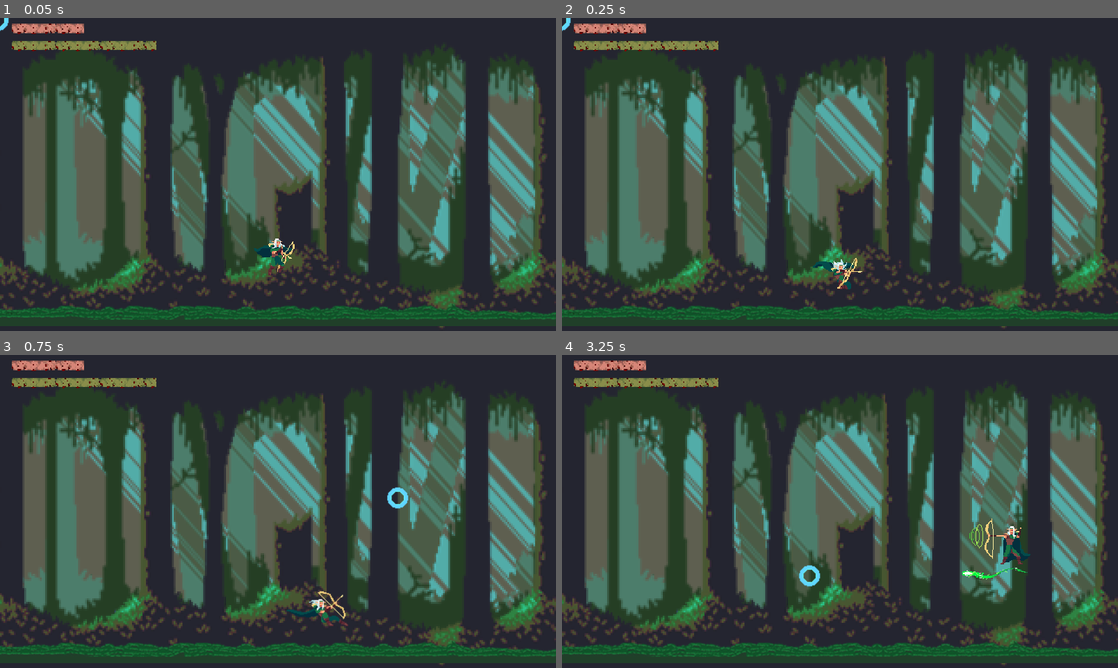
Above: before the commit, frames 1-4 (two rows, left to right).
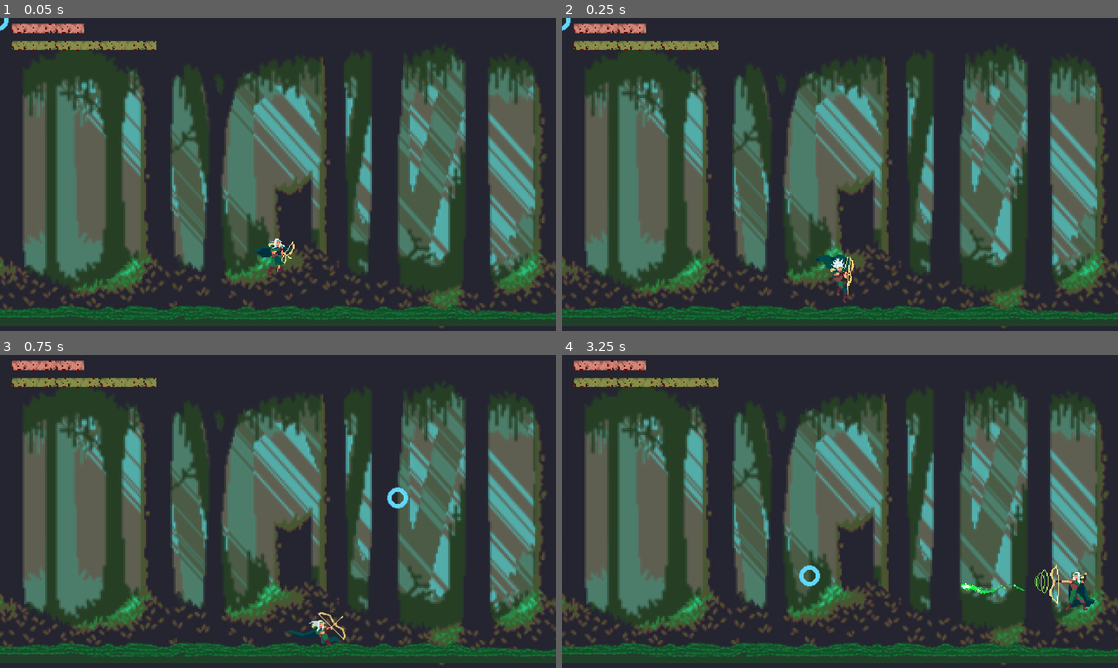
Above: after the commit, the same moments.

Repository: dcrespo3d/GGJ2023
Game: Godot game, scene res://EscenaMain.tscn
Same seed, same stepped clock (60 frames per second), same inputs: the game is played once before the commit and once after it.
Inputs (mouse positions are in pixels of both pictures, inside the frame that each line leads up to):
- Up to frame 1 (0.05 s): no input
- Up to frame 2 (0.25 s): no input
- Up to frame 3 (0.75 s): move the mouse to (400, 495) at 0.52 s; hold Right (ui_right) from 0.53 s (still down); tap Space (dash_key) at 0.6 s
- Up to frame 4 (3.25 s): move the mouse to (728, 527) at 1.27 s; release Right (ui_right) at 1.28 s; hold Left (ui_left) 1.28-2.03 s; click (728, 527) at 1.35 s; move the mouse to (895, 442) at 2.02 s; hold Right (ui_right) 2.03-2.78 s; tap Space (dash_key) at 2.1 s; move the mouse to (812, 574) at 2.77 s; hold Up (ui_up) from 2.78 s (still down); click (812, 574) at 2.85 s

Frame 1 is identical in both runs. In frame 2, 0.5% of the frame differs, in the area x 45-54%, y 75-92%; in frame 3, 0.7%; in frame 4, 1.2%, in the area x 71-96%, y 52-82%.

Commit message:
a

Diff:
--- a/Enemy_01.tscn
+++ b/Enemy_01.tscn
@@ -156,7 +156,7 @@
 rotation = 1.5708
 frames = SubResource( 25 )
 animation = "Idle"
-frame = 5
+frame = 2
 speed_scale = 2.0
 playing = true
 
--- a/EscenaMain.tscn
+++ b/EscenaMain.tscn
@@ -20,9 +20,6 @@
 
 [sub_resource type="RectangleShape2D" id=1]
 extents = Vector2( 280.5, 583.5 )
-
-[sub_resource type="RectangleShape2D" id=2]
-extents = Vector2( 962, 108 )
 
 [node name="EscenaMain" type="Node2D"]
 script = ExtResource( 2 )
@@ -121,8 +118,4 @@
 position = Vector2( 2183, 495 )
 shape = SubResource( 1 )
 
-[node name="CollisionShape2D3" type="CollisionShape2D" parent="StaticBody2D"]
-position = Vector2( 995, 1054 )
-shape = SubResource( 2 )
-
 [node name="Gui" parent="." instance=ExtResource( 4 )]
--- a/Gea.gd
+++ b/Gea.gd
@@ -1,5 +1,5 @@
 extends KinematicBody2D
-
+export (PackedScene) var nivelGameOver
 
 # Declare member variables here. Examples:
 # var a = 2
--- a/Player.tscn
+++ b/Player.tscn
@@ -19,7 +19,7 @@
 position = Vector2( 0, -30 )
 frames = ExtResource( 1 )
 animation = "Charge"
-frame = 1
+frame = 5
 speed_scale = 3.0
 playing = true
 
Not shown: 1 places in EscenaMain.tscn that only renumber resources
